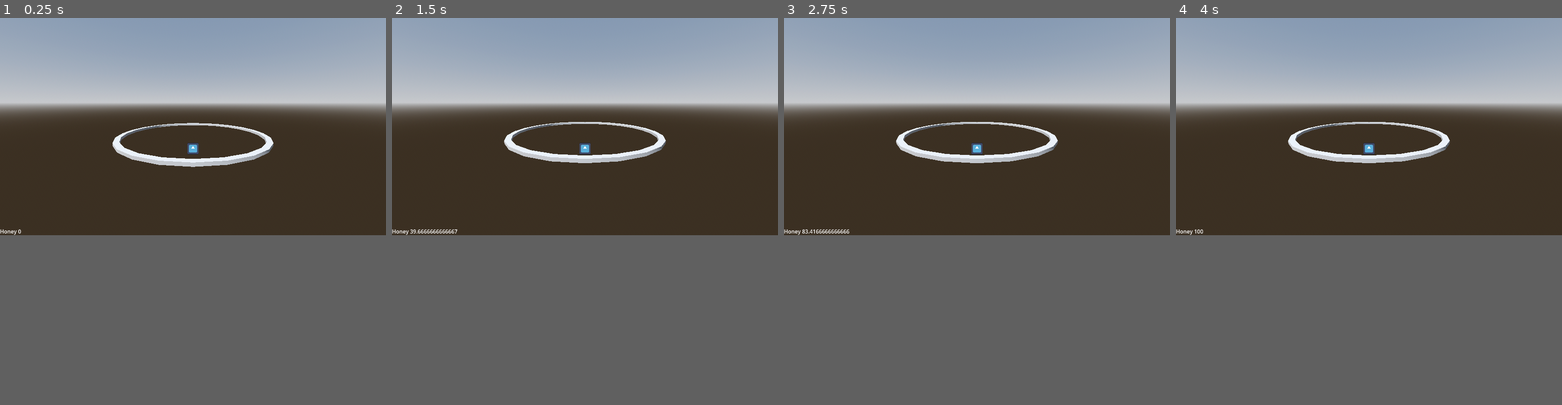
Above: before the commit, frames 1-4 (left to right).
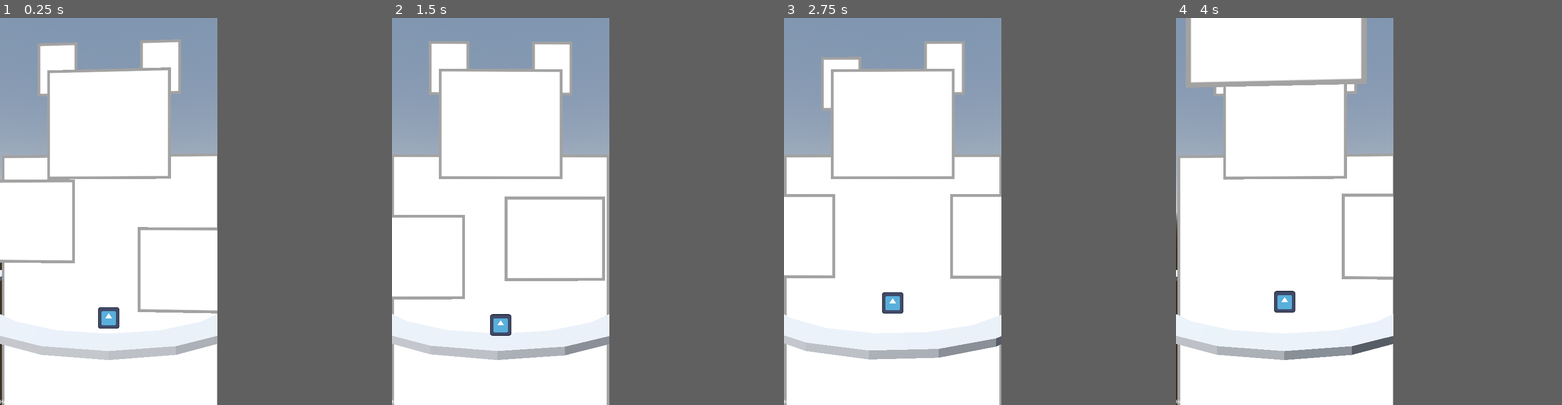
Above: after the commit, the same moments.

Repository: Birdboys/barryBee2.0
Game: Godot game, scene res://Scenes/test_level.tscn
Same seed, same stepped clock (60 frames per second), same inputs: the game is played once before the commit and once after it. Before the commit the project has no main scene; this scene is started directly in both runs. The engine's default icon, where the game draws it, is replaced by a stand-in: a white triangle on a blue panel in a dark square.
Inputs:
- Up to frame 1 (0.25 s): no input
- Up to frame 2 (1.5 s): hold D (right, bound only after the commit) 0.53-1.28 s; hold Space (fly, bound only after the commit) 0.53-1.28 s; hold A (left, bound only after the commit) from 1.28 s (still down); tap Space (fly, bound only after the commit) at 1.35 s
- Up to frame 3 (2.75 s): release A (left, bound only after the commit) at 2.03 s; hold D (right, bound only after the commit) from 2.03 s (still down); hold Space (fly, bound only after the commit) from 2.03 s (still down)
- Up to frame 4 (4 s): release Space (fly, bound only after the commit) at 2.78 s; tap Space (fly, bound only after the commit) at 2.85 s; release D (right, bound only after the commit) at 3.53 s; hold A (left, bound only after the commit) from 3.53 s (still down); hold Space (fly, bound only after the commit) from 3.53 s (still down)
In our replay, the window is 799x449 before the commit and 450x800 after it. These sizes can differ from the game's own. Grey fills any space a smaller window leaves; there, only what the larger window draws over its background counts as a difference.

The runs differ from the first frame. In frame 1, 39% of the frame differs, in the area x 0-100%, y 0-100%; in frame 2, 40%; in frame 3, 39%; in frame 4, 43%.

Commit message:
added basic boss attack

Diff:
--- /dev/null
+++ b/Scenes/base_boss.tscn
@@ -0,0 +1,253 @@
+[gd_scene load_steps=13 format=3 uid="uid://bifsqvk80gj3y"]
+
+[ext_resource type="Script" path="res://Scripts/base_boss.gd" id="1_7d617"]
+[ext_resource type="Texture2D" uid="uid://bt51kb66eblb7" path="res://Assets/bears/temp_body.png" id="2_0vb11"]
+[ext_resource type="Texture2D" uid="uid://b4ihjgk50sty2" path="res://Assets/bears/temp_head.png" id="3_vxntk"]
+[ext_resource type="Texture2D" uid="uid://rafxtvsfdvuo" path="res://Assets/bears/temp_paw.png" id="4_rs7p5"]
+[ext_resource type="Texture2D" uid="uid://bp6iw2mrsoes8" path="res://Assets/bears/temp_ear.png" id="5_80r3t"]
+
+[sub_resource type="Animation" id="Animation_eglyx"]
+length = 0.001
+tracks/0/type = "value"
+tracks/0/imported = false
+tracks/0/enabled = true
+tracks/0/path = NodePath("bossPawLeft:position")
+tracks/0/interp = 1
+tracks/0/loop_wrap = true
+tracks/0/keys = {
+"times": PackedFloat32Array(0),
+"transitions": PackedFloat32Array(1),
+"update": 0,
+"values": [Vector3(11.556, 5.353, -2)]
+}
+tracks/1/type = "value"
+tracks/1/imported = false
+tracks/1/enabled = true
+tracks/1/path = NodePath("bossPawRight:position")
+tracks/1/interp = 1
+tracks/1/loop_wrap = true
+tracks/1/keys = {
+"times": PackedFloat32Array(0),
+"transitions": PackedFloat32Array(1),
+"update": 0,
+"values": [Vector3(-11.5562, 5.35262, -2)]
+}
+tracks/2/type = "value"
+tracks/2/imported = false
+tracks/2/enabled = true
+tracks/2/path = NodePath("bossEarLeft:position")
+tracks/2/interp = 1
+tracks/2/loop_wrap = true
+tracks/2/keys = {
+"times": PackedFloat32Array(0),
+"transitions": PackedFloat32Array(1),
+"update": 0,
+"values": [Vector3(5.843, 24.187, -0.5)]
+}
+tracks/3/type = "value"
+tracks/3/imported = false
+tracks/3/enabled = true
+tracks/3/path = NodePath("bossEarRight:position")
+tracks/3/interp = 1
+tracks/3/loop_wrap = true
+tracks/3/keys = {
+"times": PackedFloat32Array(0),
+"transitions": PackedFloat32Array(1),
+"update": 0,
+"values": [Vector3(-5.8429, 24.1867, -0.5)]
+}
+
+[sub_resource type="Animation" id="Animation_63gdp"]
+resource_name = "anticipation1"
+step = 0.25
+tracks/0/type = "value"
+tracks/0/imported = false
+tracks/0/enabled = true
+tracks/0/path = NodePath("bossEarLeft:position")
+tracks/0/interp = 1
+tracks/0/loop_wrap = true
+tracks/0/keys = {
+"times": PackedFloat32Array(0, 0.25, 0.5, 0.75, 1),
+"transitions": PackedFloat32Array(1, 1, 1, 1, 1),
+"update": 0,
+"values": [Vector3(5.843, 24.187, -0.5), Vector3(5.843, 22.187, -0.5), Vector3(5.843, 24.187, -0.5), Vector3(5.843, 22.187, -0.5), Vector3(5.843, 24.187, -0.5)]
+}
+tracks/1/type = "method"
+tracks/1/imported = false
+tracks/1/enabled = true
+tracks/1/path = NodePath(".")
+tracks/1/interp = 1
+tracks/1/loop_wrap = true
+tracks/1/keys = {
+"times": PackedFloat32Array(1),
+"transitions": PackedFloat32Array(1),
+"values": [{
+"args": ["attack1"],
+"method": &"startAttack"
+}]
+}
+
+[sub_resource type="Animation" id="Animation_lpreu"]
+resource_name = "anticipation2"
+step = 0.25
+tracks/0/type = "value"
+tracks/0/imported = false
+tracks/0/enabled = true
+tracks/0/path = NodePath("bossEarRight:position")
+tracks/0/interp = 1
+tracks/0/loop_wrap = true
+tracks/0/keys = {
+"times": PackedFloat32Array(0, 0.25, 0.5, 0.75, 1),
+"transitions": PackedFloat32Array(1, 1, 1, 1, 1),
+"update": 0,
+"values": [Vector3(-5.8429, 24.1867, -0.5), Vector3(-5.8429, 22.1867, -0.5), Vector3(-5.8429, 24.1867, -0.5), Vector3(-5.8429, 22.1867, -0.5), Vector3(-5.8429, 24.1867, -0.5)]
+}
+
+[sub_resource type="Animation" id="Animation_k5b7k"]
+resource_name = "attack1"
+length = 2.0
+tracks/0/type = "value"
+tracks/0/imported = false
+tracks/0/enabled = true
+tracks/0/path = NodePath("bossPawLeft:position")
+tracks/0/interp = 1
+tracks/0/loop_wrap = true
+tracks/0/keys = {
+"times": PackedFloat32Array(0, 0.5, 1, 1.3, 2),
+"transitions": PackedFloat32Array(1, 1, 1, 1, 1),
+"update": 0,
+"values": [Vector3(11.556, 5.353, -2), Vector3(11.556, 19.353, -2), Vector3(11.556, 19.353, -2), Vector3(11.556, -9.7377, -2), Vector3(11.556, -9.7377, -2)]
+}
+tracks/1/type = "method"
+tracks/1/imported = false
+tracks/1/enabled = true
+tracks/1/path = NodePath(".")
+tracks/1/interp = 1
+tracks/1/loop_wrap = true
+tracks/1/keys = {
+"times": PackedFloat32Array(2),
+"transitions": PackedFloat32Array(1),
+"values": [{
+"args": ["recovery1"],
+"method": &"startRecovery"
+}]
+}
+
+[sub_resource type="Animation" id="Animation_lfx7v"]
+resource_name = "idle"
+loop_mode = 1
+step = 0.25
+tracks/0/type = "value"
+tracks/0/imported = false
+tracks/0/enabled = true
+tracks/0/path = NodePath("bossPawLeft:position")
+tracks/0/interp = 1
+tracks/0/loop_wrap = true
+tracks/0/keys = {
+"times": PackedFloat32Array(0, 0.25, 0.5, 0.75, 1),
+"transitions": PackedFloat32Array(1, 1, 1, 1, 1),
+"update": 0,
+"values": [Vector3(11.556, 5.353, -2), Vector3(8.75772, 7.05196, -2), Vector3(9.25742, 2.85454, -2), Vector3(12.5554, 2.7546, -2), Vector3(11.556, 5.353, -2)]
+}
+tracks/1/type = "value"
+tracks/1/imported = false
+tracks/1/enabled = true
+tracks/1/path = NodePath("bossPawRight:position")
+tracks/1/interp = 1
+tracks/1/loop_wrap = true
+tracks/1/keys = {
+"times": PackedFloat32Array(0, 0.25, 0.5, 0.75, 1),
+"transitions": PackedFloat32Array(1, 1, 1, 1, 1),
+"update": 0,
+"values": [Vector3(-11.5562, 5.35262, -2), Vector3(-8.35816, 1.55496, -2), Vector3(-5.62652, 5.31931, -2), Vector3(-8.39149, 10.133, -2), Vector3(-11.5562, 5.35262, -2)]
+}
+
+[sub_resource type="Animation" id="Animation_g28w2"]
+resource_name = "recovery1"
+tracks/0/type = "value"
+tracks/0/imported = false
+tracks/0/enabled = true
+tracks/0/path = NodePath("bossPawLeft:position")
+tracks/0/interp = 1
+tracks/0/loop_wrap = true
+tracks/0/keys = {
+"times": PackedFloat32Array(0, 1),
+"transitions": PackedFloat32Array(1, 1),
+"update": 0,
+"values": [Vector3(11.556, 5.353, -2), Vector3(11.556, 5.353, -2)]
+}
+tracks/1/type = "method"
+tracks/1/imported = false
+tracks/1/enabled = true
+tracks/1/path = NodePath(".")
+tracks/1/interp = 1
+tracks/1/loop_wrap = true
+tracks/1/keys = {
+"times": PackedFloat32Array(1),
+"transitions": PackedFloat32Array(1),
+"values": [{
+"args": [],
+"method": &"recovered"
+}]
+}
+
+[sub_resource type="AnimationLibrary" id="AnimationLibrary_8syek"]
+_data = {
+"RESET": SubResource("Animation_eglyx"),
+"anticipation1": SubResource("Animation_63gdp"),
+"anticipation2": SubResource("Animation_lpreu"),
+"attack1": SubResource("Animation_k5b7k"),
+"idle": SubResource("Animation_lfx7v"),
+"recovery1": SubResource("Animation_g28w2")
+}
+
+[node name="baseBoss" type="Node3D"]
+script = ExtResource("1_7d617")
+
+[node name="bossBody" type="Sprite3D" parent="."]
+transform = Transform3D(1, 0, 0, 0, 1, 0, 0, 0, 1, 0, -1, 0)
+pixel_size = 0.08
+transparent = false
+texture = ExtResource("2_0vb11")
+
+[node name="bossHead" type="Sprite3D" parent="."]
+transform = Transform3D(1, 0, 0, 0, 1, 0, 0, 0, 1, 0, 17.716, -1)
+pixel_size = 0.08
+transparent = false
+texture = ExtResource("3_vxntk")
+
+[node name="bossPawRight" type="Sprite3D" parent="."]
+transform = Transform3D(1, 0, 0, 0, 1, 0, 0, 0, 1, -11.5562, 5.35262, -2)
+pixel_size = 0.08
+transparent = false
+texture = ExtResource("4_rs7p5")
+
+[node name="bossPawLeft" type="Sprite3D" parent="."]
+transform = Transform3D(1, 0, 0, 0, 1, 0, 0, 0, 1, 11.556, 5.353, -2)
+pixel_size = 0.08
+transparent = false
+texture = ExtResource("4_rs7p5")
+
+[node name="bossEarRight" type="Sprite3D" parent="."]
+transform = Transform3D(1, 0, 0, 0, 1, 0, 0, 0, 1, -5.8429, 24.1867, -0.5)
+pixel_size = 0.08
+transparent = false
+texture = ExtResource("5_80r3t")
+
+[node name="bossEarLeft" type="Sprite3D" parent="."]
+transform = Transform3D(1, 0, 0, 0, 1, 0, 0, 0, 1, 5.843, 24.187, -0.5)
+pixel_size = 0.08
+transparent = false
+texture = ExtResource("5_80r3t")
+
+[node name="bossAnim" type="AnimationPlayer" parent="."]
+libraries = {
+"": SubResource("AnimationLibrary_8syek")
+}
+
+[node name="attackTimer" type="Timer" parent="."]
+wait_time = 2.0
+one_shot = true
+autostart = true
+
+[connection signal="timeout" from="attackTimer" to="." method="_on_attack_timer_timeout"]
--- a/Scenes/test_level.tscn
+++ b/Scenes/test_level.tscn
@@ -1,7 +1,8 @@
-[gd_scene load_steps=6 format=3 uid="uid://jllmtcbv228d"]
+[gd_scene load_steps=7 format=3 uid="uid://jllmtcbv228d"]
 
 [ext_resource type="Script" path="res://Scripts/testLevel.gd" id="1_o1vrm"]
 [ext_resource type="PackedScene" uid="uid://jxq0tqjk3anq" path="res://Scenes/bee_character.tscn" id="2_yhk1x"]
+[ext_resource type="PackedScene" uid="uid://bifsqvk80gj3y" path="res://Scenes/base_boss.tscn" id="3_ok2be"]
 
 [sub_resource type="ProceduralSkyMaterial" id="ProceduralSkyMaterial_wgv40"]
 sky_horizon_color = Color(0.64625, 0.65575, 0.67075, 1)
@@ -31,12 +32,16 @@
 
 [node name="platform" type="CSGCylinder3D" parent="levelRing"]
 height = 0.5
+smooth_faces = false
 
 [node name="hole" type="CSGCylinder3D" parent="levelRing"]
 operation = 2
 height = 0.5
+smooth_faces = false
 
 [node name="testCam" type="Camera3D" parent="."]
 transform = Transform3D(1, 0, 0, 0, 0.984808, 0.173648, 0, -0.173648, 0.984808, 0, 10, 20)
 
 [node name="beeCharacter" parent="." instance=ExtResource("2_yhk1x")]
+
+[node name="baseBoss" parent="." instance=ExtResource("3_ok2be")]
--- /dev/null
+++ b/Scripts/base_boss.gd
@@ -0,0 +1,50 @@
+extends Node3D
+@onready var attackTimer := $attackTimer
+@onready var pawLeft := $bossPawLeft
+@onready var bossAnim := $bossAnim
+@onready var bee_follow_speed := 50
+@onready var attacks = ['anticipation1']
+@onready var field_radius := 15.0
+@export var bee_angle := 0.0
+@export var bee_pos : Vector3
+func _ready():
+	bossAnim.play("idle")
+
+func _process(delta):
+	if bossAnim.current_animation == "idle" or "anticipation"  in bossAnim.current_animation:
+		rotation.y = rotate_toward(rotation.y, bee_angle, deg_to_rad(bee_follow_speed)*delta)
+
+func _on_attack_timer_timeout():
+	var current_attack = attacks.pick_random()
+	bossAnim.play(current_attack)
+
+func startAttack(attack: String):
+	var attackAnim = bossAnim.get_animation(attack) as Animation
+	match attack:
+		"attack1":
+			var track_id = attackAnim.find_track("bossPawLeft:position", Animation.TYPE_VALUE)
+			var key_id_1 = attackAnim.track_find_key(track_id, 0.5)
+			var key_id_2 = attackAnim.track_find_key(track_id, 1)
+			var key_id_3 = attackAnim.track_find_key(track_id, 1.3)
+			var key_id_4 = attackAnim.track_find_key(track_id, 2)
+			var point1 = Vector3.FORWARD.rotated(Vector3.UP, bee_angle) * field_radius + Vector3.UP * 20
+			var point2 = Vector3.FORWARD.rotated(Vector3.UP, bee_angle) * field_radius
+			#print(point1, point2, pawLeft.to_local(point1), pawLeft.to_local(point2))
+			attackAnim.track_set_key_value(track_id, key_id_1, to_local(point1))
+			attackAnim.track_set_key_value(track_id, key_id_2, to_local(point1))
+			attackAnim.track_set_key_value(track_id, key_id_3, to_local(point2))
+			attackAnim.track_set_key_value(track_id, key_id_4, to_local(point2))
+	bossAnim.play(attack)
+
+func startRecovery(recovery: String):
+	var recoveryAnim = bossAnim.get_animation(recovery) as Animation
+	match recovery:
+		'recovery1':
+			var track_id = recoveryAnim.find_track("bossPawLeft:position", Animation.TYPE_VALUE)
+			var key_id_1 = recoveryAnim.track_find_key(track_id, 0.5)
+			recoveryAnim.track_set_key_value(track_id, key_id_1, pawLeft.position)
+	bossAnim.play(recovery)
+
+func recovered():
+	attackTimer.start(randi_range(2,5))
+	bossAnim.play("idle")
--- a/Scripts/bee_character.gd
+++ b/Scripts/bee_character.gd
@@ -1,10 +1,11 @@
 extends CharacterBody3D
 
 @onready var gravity := 10.0
-@onready var bee_speed := 1.0
+@onready var bee_speed := 0.5
 @onready var bee_max_vert := 15.0
+@onready var field_height := 5.0
 @onready var field_radius := 15.0
-@onready var cam_offset := Vector3(0,5,-15)
+@onready var cam_offset := Vector3(0,8,-15)
 @onready var pollen_charge_rate := 35.0
 @onready var pollen_use_rate := 20.0
 @onready var pollen_val := 0.0
@@ -41,9 +42,9 @@
 	pollenLabel.text = "Honey %s" % pollen_val
 
 func moveCamera():
-	cam.position = cam_offset.rotated(Vector3.UP, deg_to_rad(getAngle()))
-	cam.look_at(Vector3(0, position.y, 0))
+	cam.position = cam_offset.rotated(Vector3.UP, getAngle()) - Vector3(0, position.y, 0)
+	cam.look_at(Vector3(0, cam_offset.y, 0))
 
 func getAngle():
 	var rot_position = Vector3(position.x, 0, position.z)
-	return rad_to_deg(Vector3.FORWARD.signed_angle_to(rot_position, Vector3.UP))
+	return Vector3.FORWARD.signed_angle_to(rot_position, Vector3.UP)
--- a/Scripts/testLevel.gd
+++ b/Scripts/testLevel.gd
@@ -2,21 +2,26 @@
 @onready var fieldHole := $levelRing/hole
 @onready var fieldPlatform := $levelRing/platform
 @onready var bee := $beeCharacter
+@onready var boss := $baseBoss
 @onready var field_radius := 15.0
 @onready var field_segments := 24
-@onready var field_platform_length := 1.0
+@onready var field_platform_length := 2
 @onready var bee_radius := field_radius-(field_platform_length/2.0)
 # Called when the node enters the scene tree for the first time.
 func _ready():
 	setField(field_radius, field_segments, field_platform_length)
 	placeBee(15)
 	bee.position.y = 2
+	boss.field_radius = bee_radius
+	bee.field_radius = bee_radius
+func _process(delta):
+	boss.bee_angle = bee.getAngle()
+	boss.bee_pos = bee.global_position
 
 func setField(radius, segments, platform_length=1):
 	fieldPlatform.radius = radius
 	fieldPlatform.sides = segments
 	fieldHole.radius = radius - platform_length
 	fieldHole.sides = segments
-
 func placeBee(deg):
 	bee.position = Vector3.FORWARD.rotated(Vector3.UP, deg_to_rad(deg)) * bee_radius
--- a/project.godot
+++ b/project.godot
@@ -11,8 +11,37 @@
 [application]
 
 config/name="barryBee"
+run/main_scene="res://Scenes/test_level.tscn"
 config/features=PackedStringArray("4.2", "Mobile")
 config/icon="res://icon.svg"
+
+[display]
+
+window/size/viewport_width=720
+window/size/viewport_height=1280
+window/handheld/orientation=1
+
+[input]
+
+left={
+"deadzone": 0.5,
+"events": [Object(InputEventKey,"resource_local_to_scene":false,"resource_name":"","device":-1,"window_id":0,"alt_pressed":false,"shift_pressed":false,"ctrl_pressed":false,"meta_pressed":false,"pressed":false,"keycode":0,"physical_keycode":65,"key_label":0,"unicode":97,"echo":false,"script":null)
+]
+}
+right={
+"deadzone": 0.5,
+"events": [Object(InputEventKey,"resource_local_to_scene":false,"resource_name":"","device":-1,"window_id":0,"alt_pressed":false,"shift_pressed":false,"ctrl_pressed":false,"meta_pressed":false,"pressed":false,"keycode":0,"physical_keycode":68,"key_label":0,"unicode":100,"echo":false,"script":null)
+]
+}
+fly={
+"deadzone": 0.5,
+"events": [Object(InputEventKey,"resource_local_to_scene":false,"resource_name":"","device":-1,"window_id":0,"alt_pressed":false,"shift_pressed":false,"ctrl_pressed":false,"meta_pressed":false,"pressed":false,"keycode":0,"physical_keycode":32,"key_label":0,"unicode":32,"echo":false,"script":null)
+]
+}
+
+[layer_names]
+
+3d_physics/layer_1="platform"
 
 [rendering]
 
Binary file added: Assets/bears/temp_body.png
Not shown, added: Assets/bears/temp_body.png.import
Binary file added: Assets/bears/temp_ear.png
Not shown, added: Assets/bears/temp_ear.png.import
Binary file added: Assets/bears/temp_head.png
Not shown, added: Assets/bears/temp_head.png.import
Binary file added: Assets/bears/temp_paw.png
Not shown, added: Assets/bears/temp_paw.png.import
